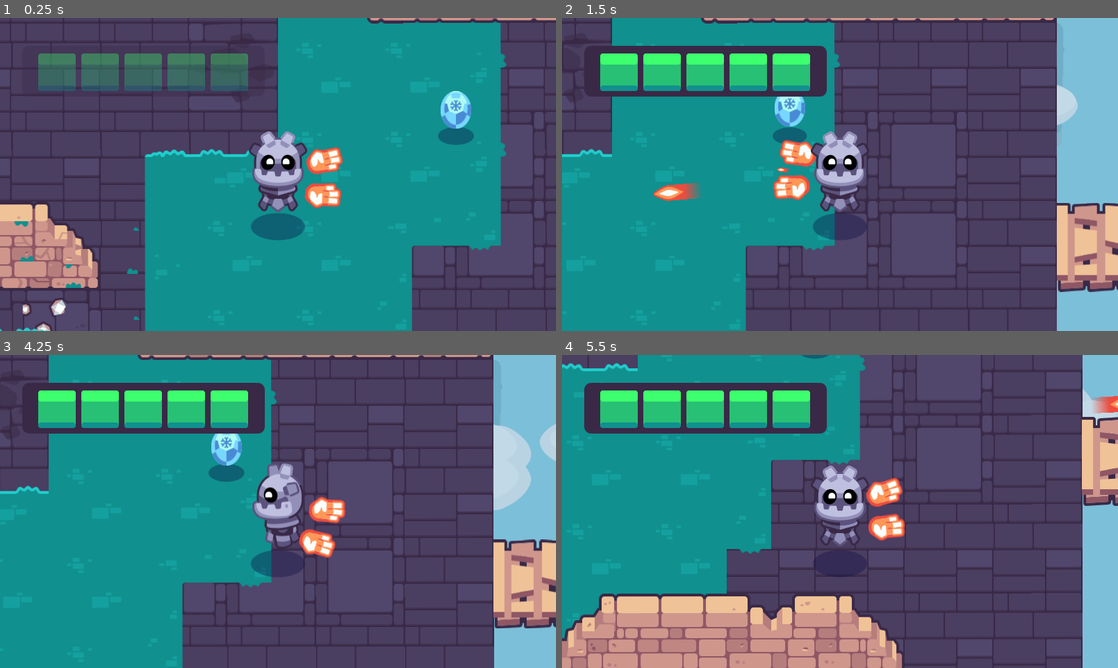
Above: before the commit, frames 1-4 (two rows, left to right).
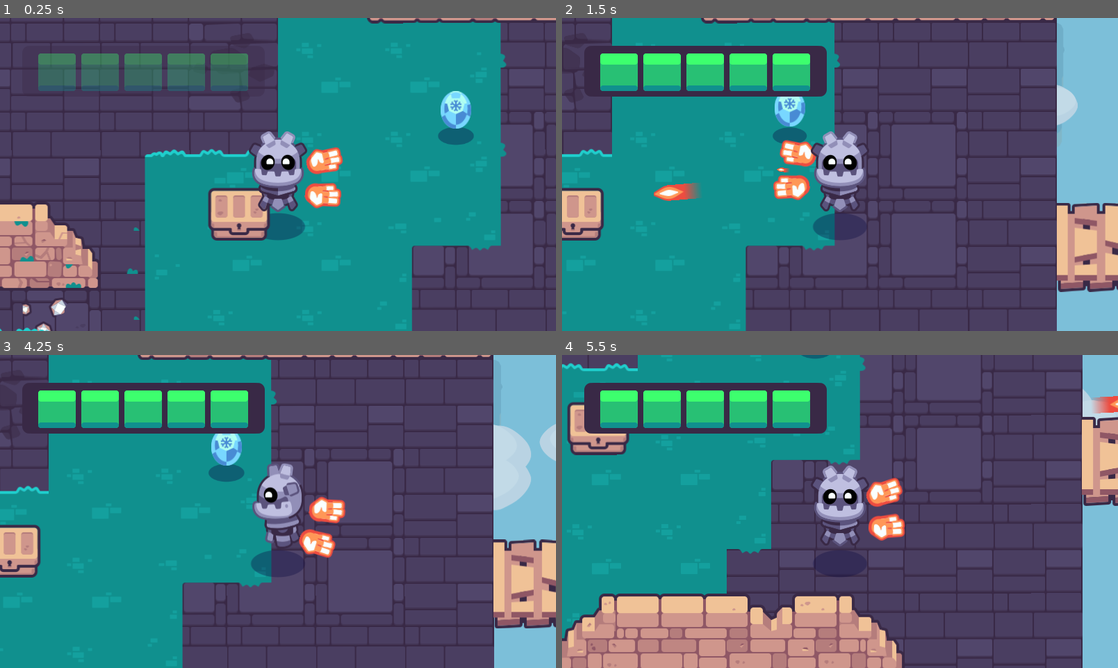
Above: after the commit, the same moments.

Repository: monkeytickler812/2d-GameDev-Course
Game: Godot game, scene res://completed_project.tscn
Two runs of this game, one before a commit and one after it. Both use one fixed random seed, a clock stepped at 60 frames per second and the inputs below. Sound files missing from this copy of the repository are replaced by a short silence.
Inputs (mouse positions are in pixels of both pictures, inside the frame that each line leads up to):
- Up to frame 1 (0.25 s): no input
- Up to frame 2 (1.5 s): tap Enter at 0.5 s; move the mouse to (962, 158) at 0.52 s; hold D (move_right) 0.53-1.25 s; hold Mouse wheel down (cycle_weapon_down) 0.53-1.25 s; click (962, 158) at 0.67 s; drag from (728, 190) to (812, 115) at 1.27 s
- Up to frame 3 (4.25 s): move the mouse to (333, 442) at 2.02 s; press the mouse at (333, 442) at 2.03 s; hold D (move_right) 2.03-2.75 s; release the mouse at (333, 442) at 2.75 s; drag from (250, 574) to (183, 370) at 2.77 s; move the mouse to (444, 558) at 3.52 s; hold A (move_left) from 3.53 s (still down); hold Mouse wheel up (cycle_weapon_up) from 3.53 s (still down)
- Up to frame 4 (5.5 s): release A (move_left) at 4.25 s; release Mouse wheel up (cycle_weapon_up) at 4.25 s; drag from (673, 464) to (840, 539) at 4.27 s; move the mouse to (867, 511) at 5.02 s; hold S (move_down) from 5.03 s (still down); hold Mouse wheel down (cycle_weapon_down) from 5.03 s (still down); click (867, 511) at 5.17 s

The runs differ from the first frame. In frame 1, 1.7% of the frame differs, in the area x 37-49%, y 54-72%; in frame 2, 1.2%; in frame 3, 1.2%; in frame 4, 1.0%.

Commit message:
Add a chest that spawns pickups

Diff:
--- a/02.getting-to-know-godot/levels/rooms/chests/chest.gd
+++ b/02.getting-to-know-godot/levels/rooms/chests/chest.gd
@@ -11,7 +11,7 @@
 
 func loot() -> void:
 	_animation_player.play("open")
-
+	create_pickup()
 
 func create_pickup() -> void:
 	var loot_instance = LOOT_SCENES[randi() % LOOT_SCENES.size()].instantiate()
--- a/02.getting-to-know-godot/levels/rooms/room_a.tscn
+++ b/02.getting-to-know-godot/levels/rooms/room_a.tscn
@@ -1,6 +1,7 @@
-[gd_scene load_steps=2 format=3 uid="uid://cu2rb5dl4ljte"]
+[gd_scene load_steps=3 format=3 uid="uid://cu2rb5dl4ljte"]
 
 [ext_resource type="PackedScene" uid="uid://bupkynq73ufaa" path="res://levels/base_room.tscn" id="1_plgur"]
+[ext_resource type="PackedScene" uid="uid://cl1xkaij81jjs" path="res://levels/rooms/chests/chest.tscn" id="2_xjri1"]
 
 [node name="RoomA" instance=ExtResource("1_plgur")]
 rotation = -0.00114604
@@ -13,3 +14,6 @@
 
 [node name="InvisibleWalls" parent="." index="1"]
 layer_0/tile_data = PackedInt32Array(-65532, 0, 0, -65529, 0, 0, -65528, 0, 0, -65527, 0, 0, 11, 0, 0, 65547, 0, 0, 131 …(723 unchanged characters)…
+
+[node name="Chest" parent="." index="2" instance=ExtResource("2_xjri1")]
+position = Vector2(711.401, 522.816)
Not shown, added: 02.getting-to-know-godot/godot_tours.log-z7LiER
